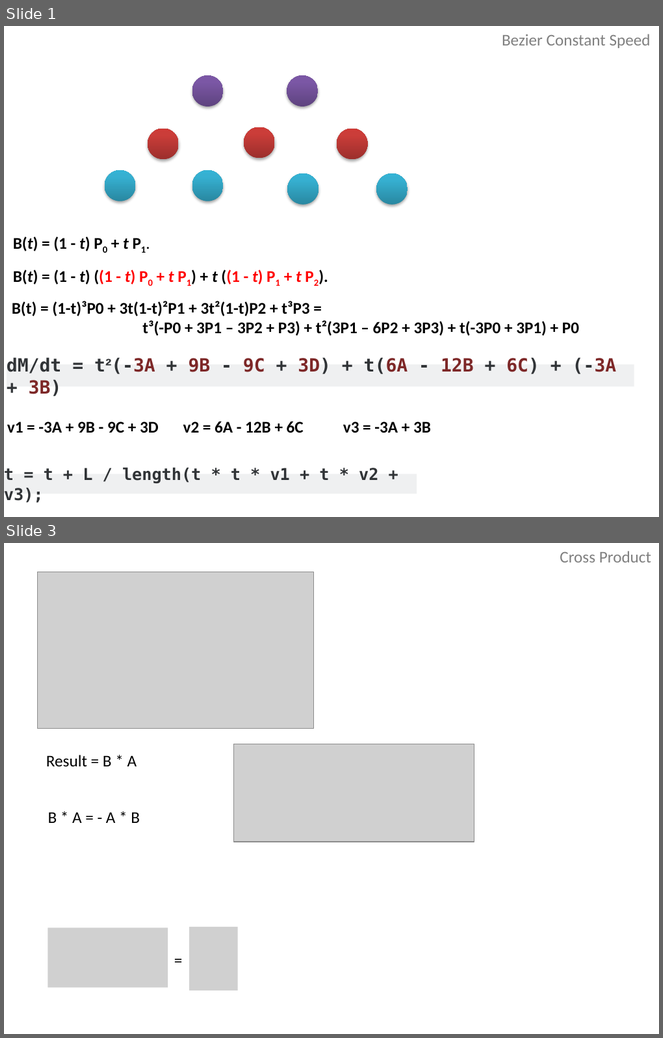
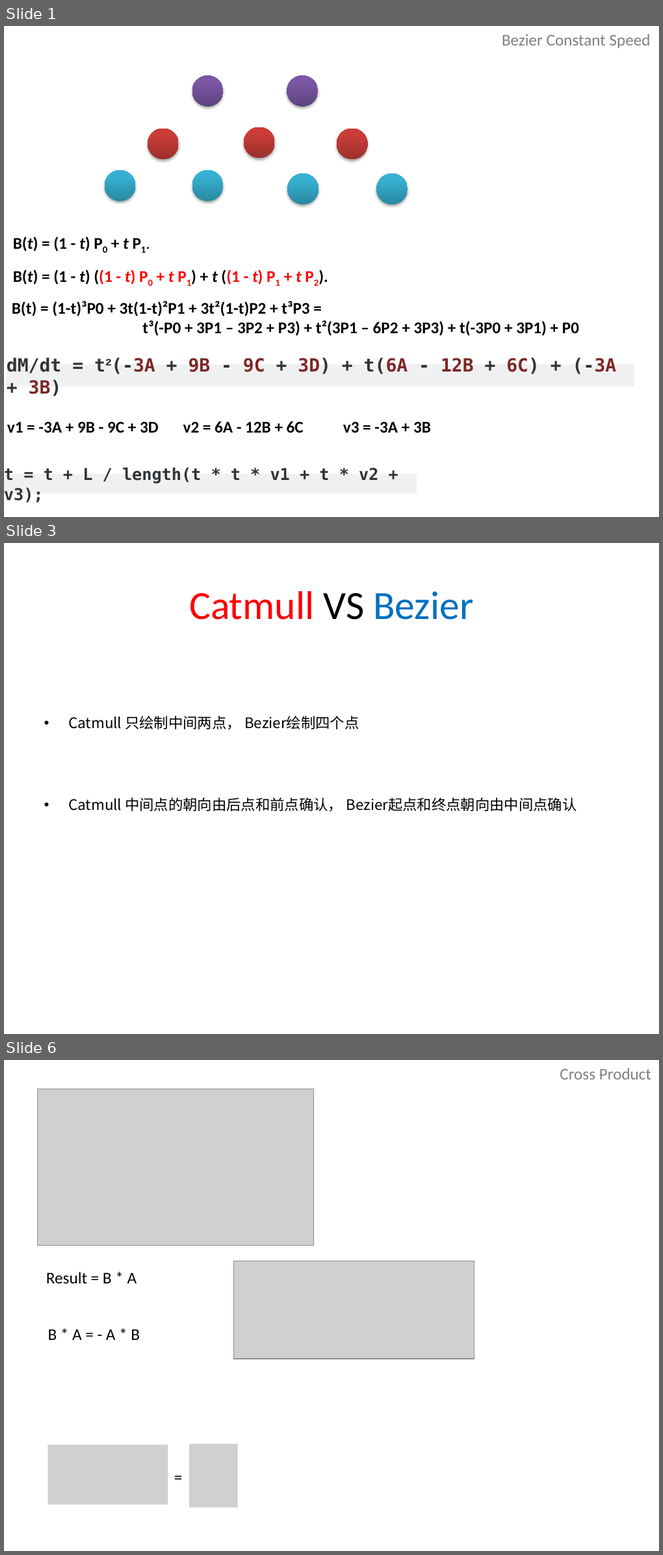
Before and after one commit to matrix09/DOM3_SquirrelFight, a slide deck: BezierLine.pptx. Shown one above the other, each under a label of ours: slides 1 and 3 before the commit, slides 1, 3 and 6 after it; the slides between them are not shown. The pictures are 663x1038 and 663x1555 pixels, drawn with LibreOffice and Linux fonts; fonts in the diff are those of the drawing; grey boxes stand for pictures. Boxes give left, top, right and bottom in pixels: in the first picture for what was removed or moved away, otherwise in the second. Text is boxed around its words. In the diff, an @@ line names an element or a change of style, - is before the commit and + after.

```diff
--- a/BezierLine.pptx
+++ b/BezierLine.pptx
@@ slide 3 added at (x1=4, y1=543, x2=659, y2=1034), background #FFFFFF @@
@@ title added at (x1=189, y1=591, x2=473, y2=620), 44 pt, text #FF0000 @@
+Catmull VS Bezier
@@ text added at (x1=68, y1=716, x2=577, y2=812), 16 pt, text #000000 @@
+• Catmull 只绘制中间两点， Bezier绘制四个点
+• Catmull 中间点的朝向由后点和前点确认， Bezier起点和终点朝向由中间点确认
@@ what was slide 3 is now slide 6 @@
```
Also in this commit, not shown: 3 other slides added, 1 slide removed, 3 other files.
